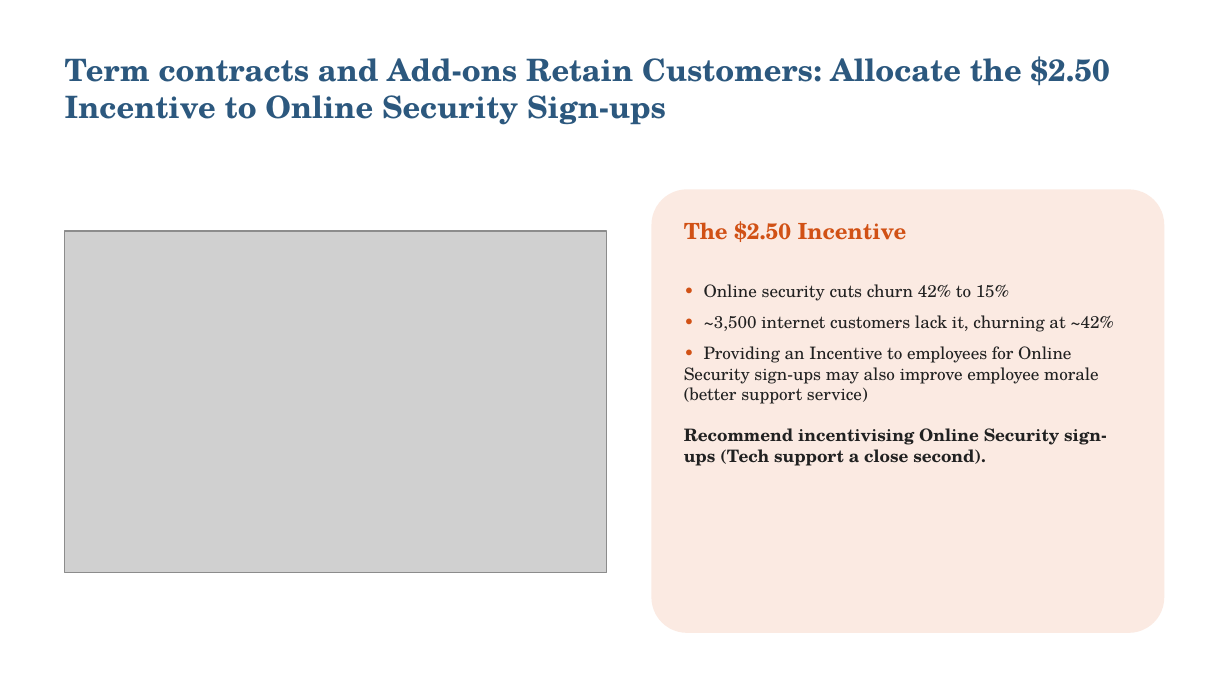
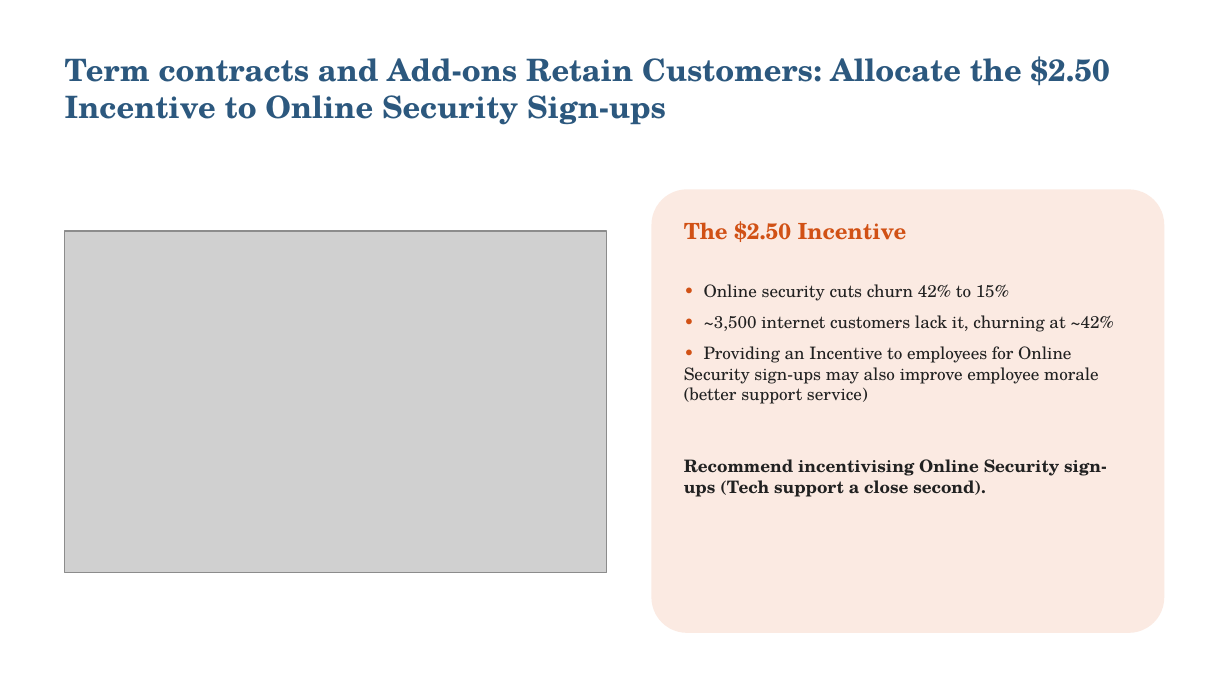
Before and after one commit to Sai-Bolla/SwanTeleco, a slide deck: slide 16 of SwanTeleco.pptx. Drawn at 1232x693 pixels with LibreOffice and Linux fonts; fonts in the diff are those of the drawing; grey boxes stand for pictures. Boxes give left, top, right and bottom in pixels: in the first picture for what was removed or moved away, otherwise in the second. Text is boxed around its words. In the diff, an @@ line names an element or a change of style, - is before the commit and + after.

```diff
--- a/SwanTeleco.pptx
+++ b/SwanTeleco.pptx
@@ text "The $2.50 Incentive" rewrapped from (x1=684, y1=221, x2=1114, y2=466) to (x1=684, y1=221, x2=1114, y2=497) @@
```
Also in this commit, not shown: 11 other slides changed.
